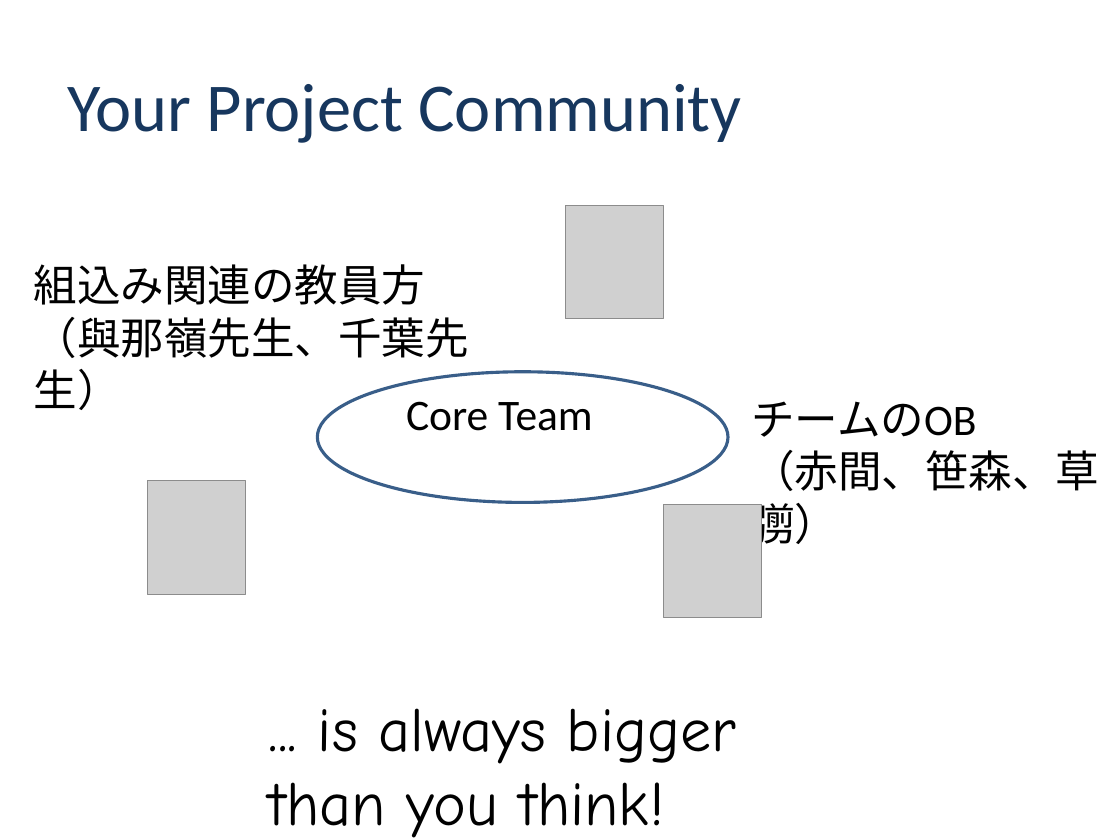
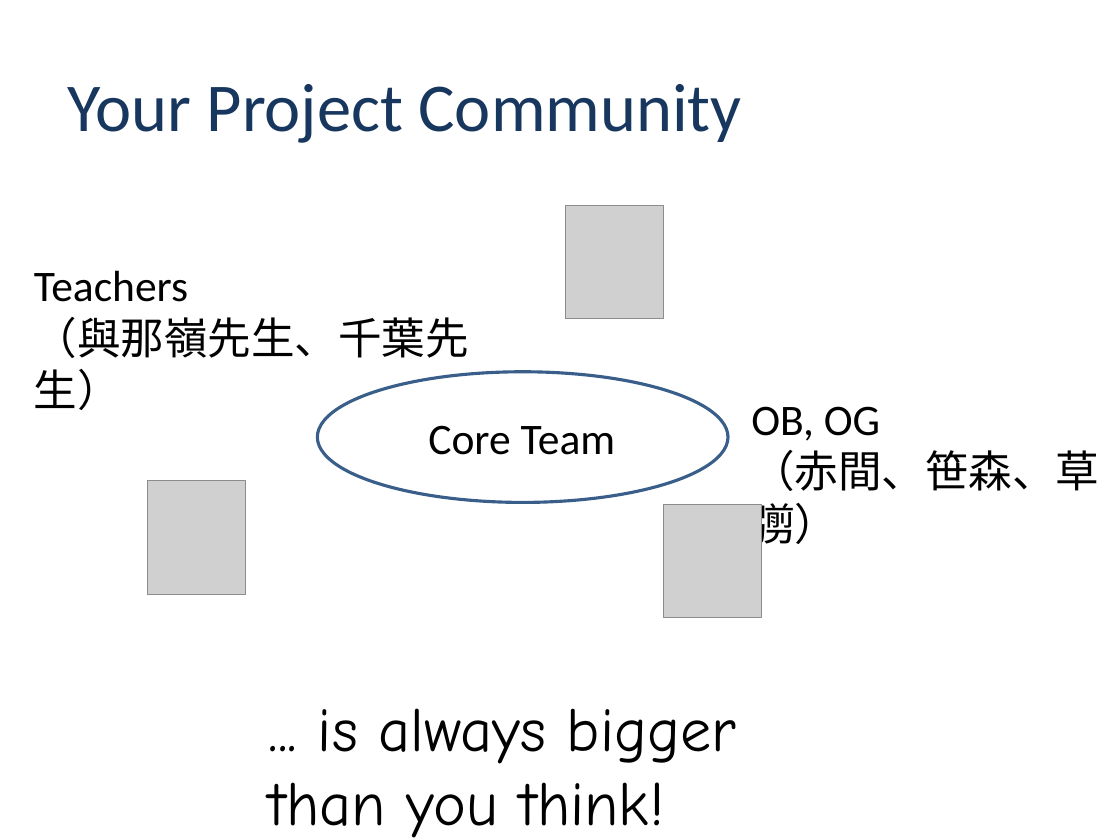
Before and after one commit to class-snct-rikitakelab/e-konbu2012, a slide deck: slide 6 of Inception Deck -E-konbu-.pptx (slide 7 before the commit). Drawn at 1120x840 pixels with LibreOffice and Linux fonts; fonts in the diff are those of the drawing; grey boxes stand for pictures; background and template pictures are left out. Boxes give left, top, right and bottom in pixels: in the first picture for what was removed or moved away, otherwise in the second. Text is boxed around its words. In the diff, an @@ line names an element or a change of style, - is before the commit and + after.

```diff
--- a/Inception Deck -E-konbu-.pptx
+++ b/Inception Deck -E-konbu-.pptx
@@ text at [34,270,188,302]: text changed @@
-組込み関連の教員方
+Teachers
@@ text "Core Team": place and size @@
-text "Core Team" at [406,401,593,431]
+text "Core Team" at [428,425,616,455]
@@ text at [751,406,880,441]: text changed @@
-チームのOB
+OB, OG
```
Also in this commit, not shown: 4 other slides changed, 1 slide removed, 16 other files.
